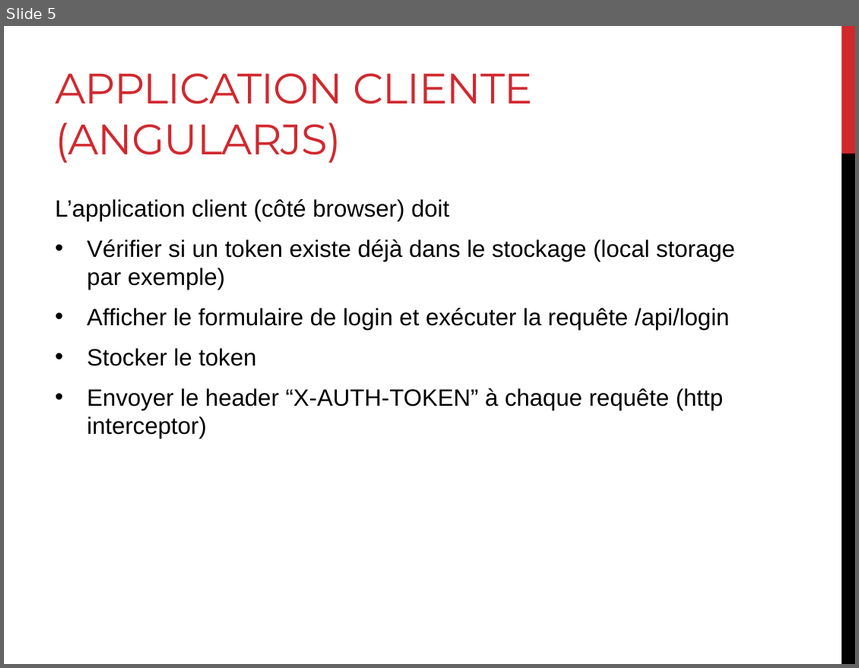
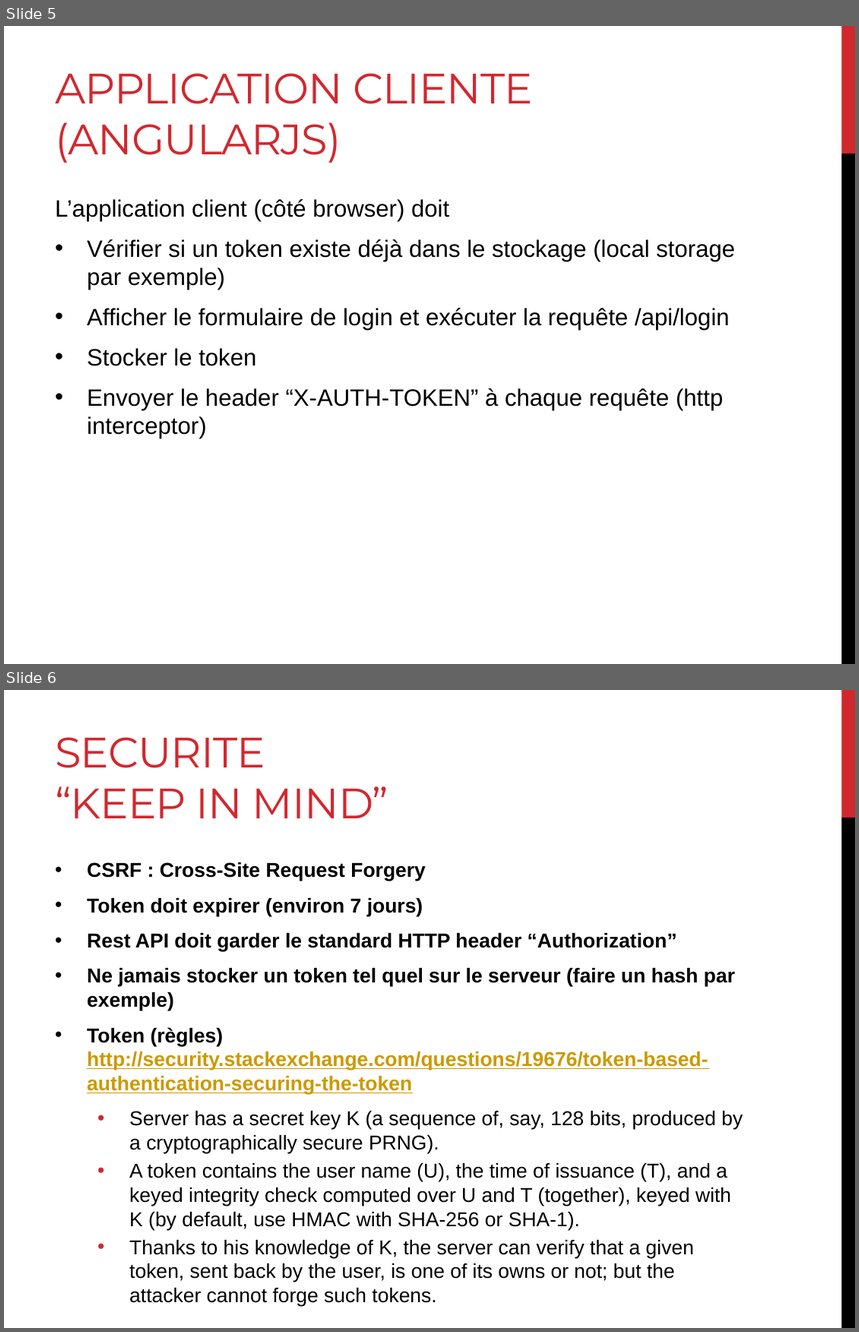
Before and after one commit to cyriljoui/spring-security-stateless, a slide deck: src/main/doc/security-stateless.pptx. Shown one above the other, each under a label of ours: slide 5 before the commit, slides 5 and 6 after it. The pictures are 859x668 and 859x1332 pixels, drawn with LibreOffice and Linux fonts; fonts in the diff are those of the drawing. Boxes give left, top, right and bottom in pixels: in the first picture for what was removed or moved away, otherwise in the second. Text is boxed around its words. In the diff, an @@ line names an element or a change of style, - is before the commit and + after.

Commit message:
Respect HTTP Standard Authorization header

```diff
--- a/src/main/doc/security-stateless.pptx
+++ b/src/main/doc/security-stateless.pptx
@@ slide 6 added at box(4, 690, 855, 1328), background #FFFFFF; not listed: 2 template elements that a slide beside it also shows @@
@@ title added at box(55, 737, 389, 818), 36 pt, text #D1282E @@
+SECURITE
+“KEEP IN MIND”
@@ text added at box(87, 862, 743, 1307), 17 pt, text #000000 @@
+• CSRF : Cross-Site Request Forgery
+• Token doit expirer (environ 7 jours)
+• Rest API doit garder le standard HTTP header “Authorization”
+• Ne jamais stocker un token tel quel sur le serveur (faire un hash par exemple)
+• Token (règles) http://security.stackexchange.com/questions/19676/token-based-authentication-securing-the-token
+  • Server has a secret key K (a sequence of, say, 128 bits, produced by a cryptographically secure PRNG).
+  • A token contains the user name (U), the time of issuance (T), and a keyed integrity check computed over U and T (together), keyed with K (by default, use HMAC with SHA-256 or SHA-1).
+  • Thanks to his knowledge of K, the server can verify that a given token, sent back by the user, is one of its owns or not; but the attacker cannot forge such tokens.
```
Also in this commit, not shown: 3 other files.
